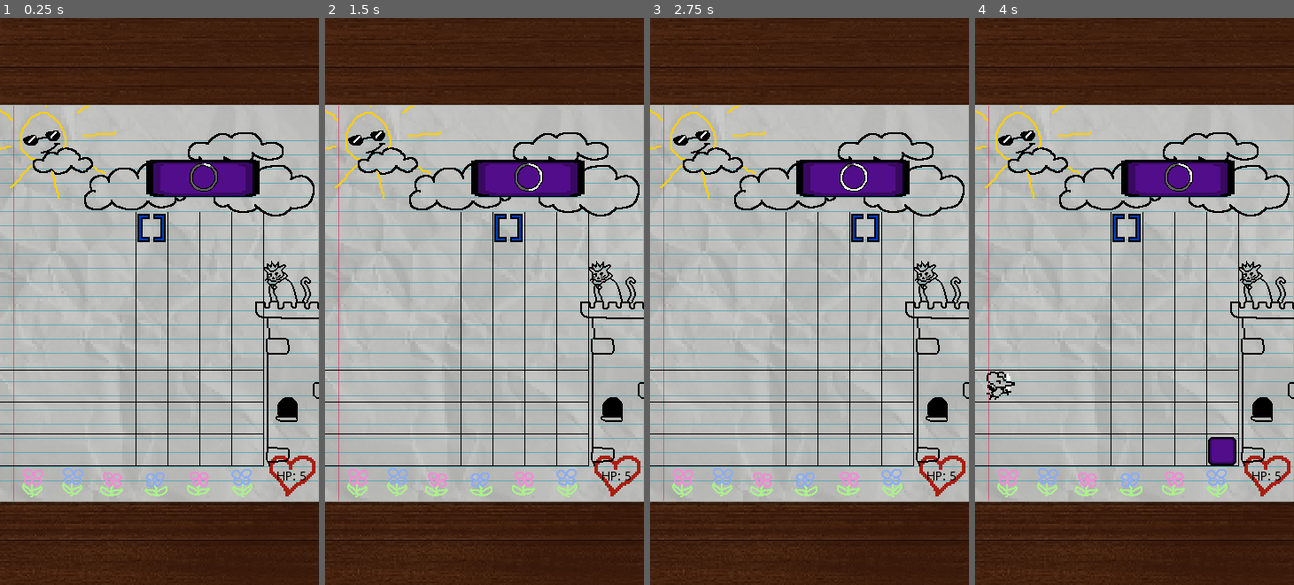
Above: before the commit, frames 1-4 (left to right).
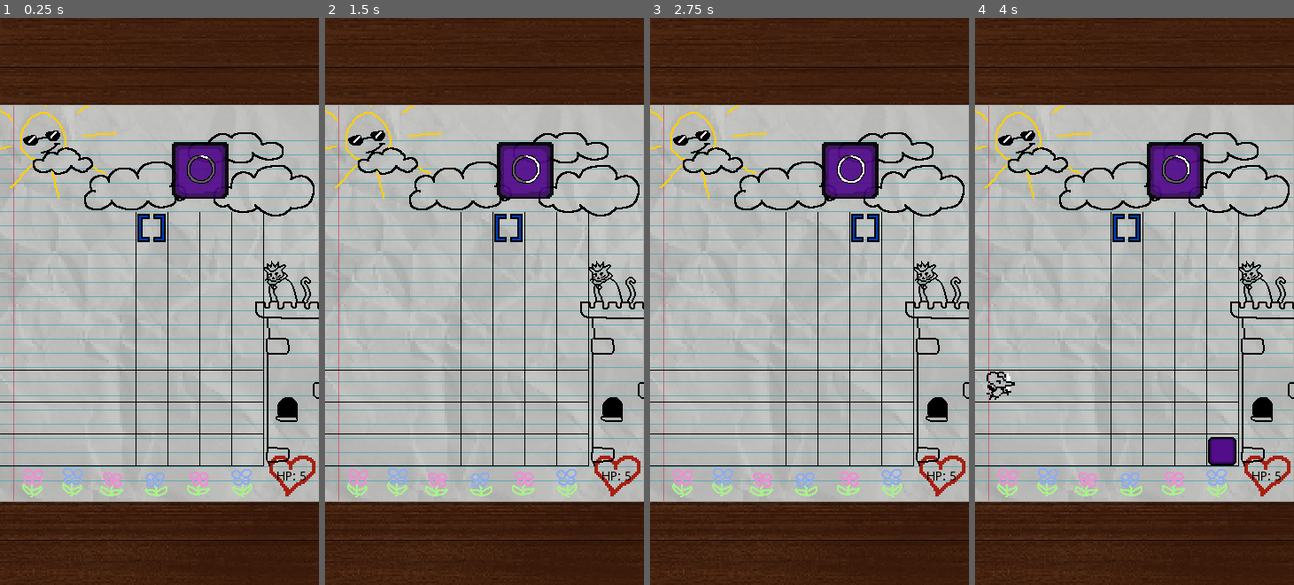
Above: after the commit, the same moments.

Repository: Sleeping-Robot-Games/Doodle-Defense
Game: Godot game, scene res://scenes/Game.tscn
The game is run twice, just before and just after one commit, with the same random seed, the same clock (stepped at 60 frames per second) and the same inputs.
Inputs (mouse positions are in pixels of both pictures, inside the frame that each line leads up to):
- Up to frame 1 (0.25 s): no input
- Up to frame 2 (1.5 s): click (478, 341) at 0.5 s; click (506, 341) at 1.25 s
- Up to frame 3 (2.75 s): click (866, 341) at 2 s
- Up to frame 4 (4 s): click (1223, 341) at 2.75 s; click (1128, 341) at 3.5 s

The runs differ from the first frame. In frame 1, 2.3% of the frame differs, in the area x 45-82%, y 21-32%; in frame 2, 2.3%; in frame 3, 2.3%; in frame 4, 2.3%.

Commit message:
adjust phat block

Diff:
--- a/scenes/Game.tscn
+++ b/scenes/Game.tscn
@@ -196,20 +196,24 @@
 playing = true
 
 [node name="IncomingBlock" parent="." instance=ExtResource( 24 )]
-position = Vector2( 229, 181 )
-scale = Vector2( 4, 1.3 )
+modulate = Color( 1, 1, 1, 0.933333 )
+position = Vector2( 226, 172 )
+scale = Vector2( 2, 2 )
 
 [node name="BlockProgress" type="TextureProgress" parent="."]
-margin_left = 214.0
-margin_top = 164.0
-margin_right = 278.0
-margin_bottom = 228.0
+margin_left = 211.0
+margin_top = 155.0
+margin_right = 275.0
+margin_bottom = 219.0
 rect_scale = Vector2( 0.5, 0.5 )
 texture_under = ExtResource( 3 )
 texture_progress = ExtResource( 3 )
 fill_mode = 4
 tint_under = Color( 0.376471, 0.376471, 0.376471, 1 )
 tint_progress = Color( 0.921569, 0.921569, 0.921569, 1 )
+__meta__ = {
+"_edit_use_anchors_": false
+}
 
 [node name="Tween1" type="Tween" parent="BlockProgress"]
 
